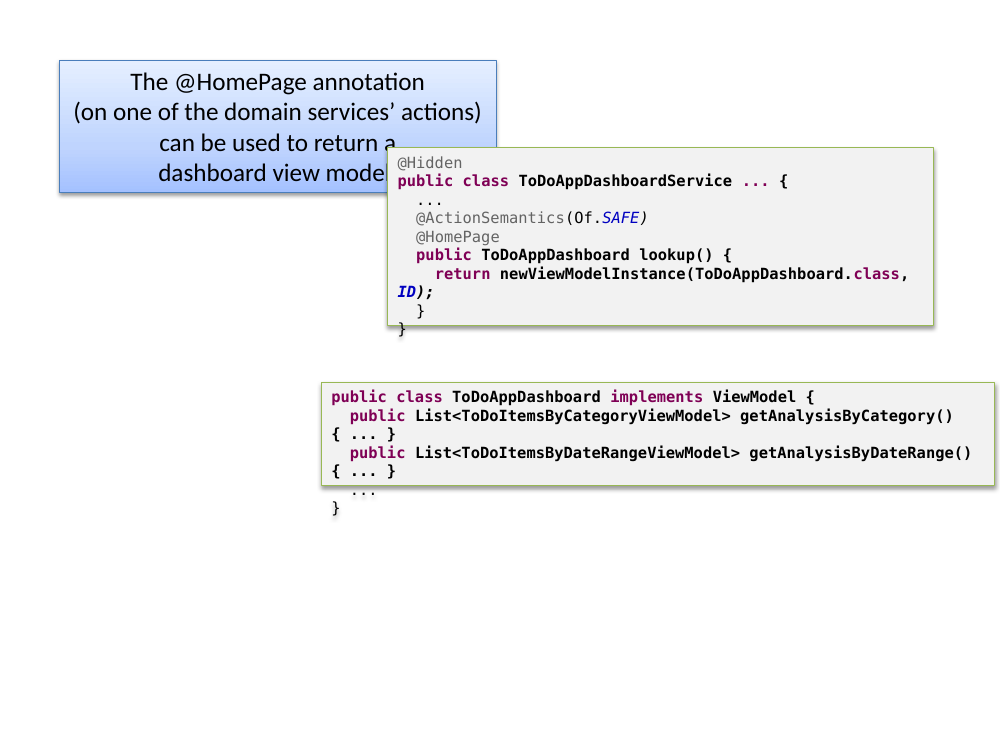
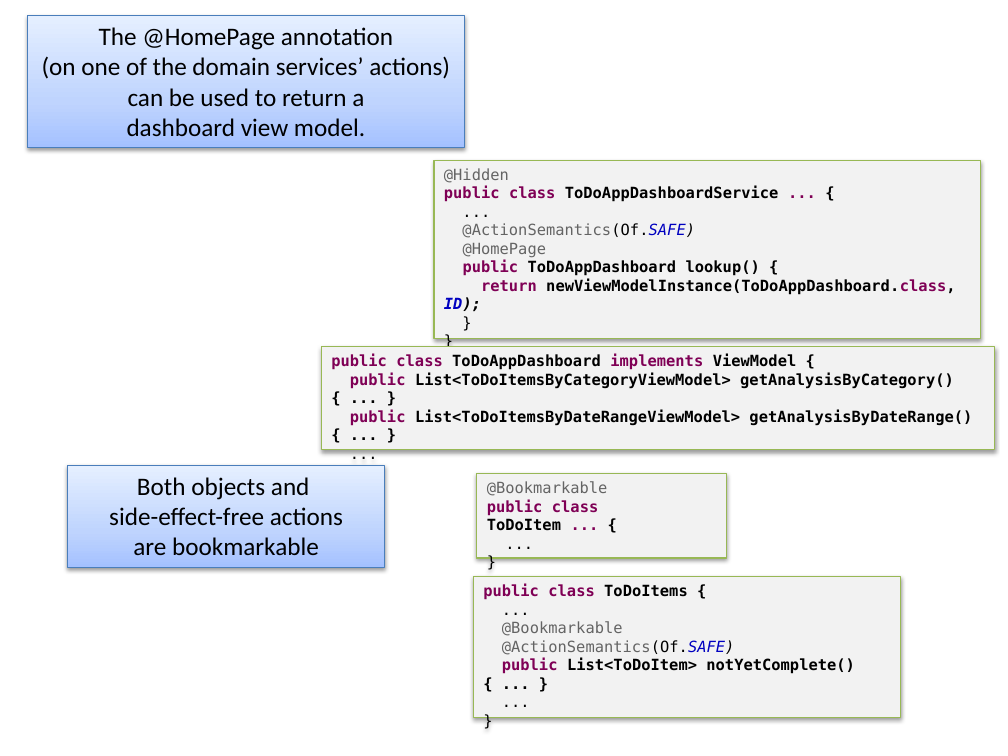
Before and after one commit to apache/causeway-site, a slide deck: slide 16 of content/images/screenshots2/screenshot-captions.pptx. Drawn at 1008x756 pixels with LibreOffice and Linux fonts; fonts in the diff are those of the drawing. Boxes give left, top, right and bottom in pixels: in the first picture for what was removed or moved away, otherwise in the second. Text is boxed around its words. In the diff, an @@ line names an element or a change of style, - is before the commit and + after.

```diff
--- a/content/images/screenshots2/screenshot-captions.pptx
+++ b/content/images/screenshots2/screenshot-captions.pptx
@@ rectangle "The @HomePage annotation (on one ...": place and size @@
-rectangle "The @HomePage annotation (on one ..." at bbox=[59, 60, 496, 193]
+rectangle "The @HomePage annotation (on one ..." at bbox=[28, 15, 465, 147]
@@ rectangle "@Hidden": place and size @@
-rectangle "@Hidden" at bbox=[388, 148, 934, 327]
+rectangle "@Hidden" at bbox=[434, 160, 981, 339]
@@ rectangle "public class ToDoAppDashboard implements ViewModel ...": place and size @@
-rectangle "public class ToDoAppDashboard implements ViewModel ..." at bbox=[322, 382, 995, 486]
+rectangle "public class ToDoAppDashboard implements ViewModel ..." at bbox=[322, 347, 995, 451]
@@ rectangle added at bbox=[68, 466, 385, 568], fill gradient #A4C4FF to #BFD4FF to #E6EEFF, outline #4B7EBC 0.75 pt, 18 pt, text #000000 @@
+Both objects and
+side-effect-free actions
+are bookmarkable
@@ rectangle added at bbox=[477, 473, 726, 557], fill #F2F2F2, outline #98B955 0.75 pt, 11 pt, text #7F0055, bold @@
+@Bookmarkable
+public class ToDoItem ... {
+...
+}
@@ rectangle added at bbox=[474, 577, 901, 718], fill #F2F2F2, outline #98B955 0.75 pt, 11 pt, text #000000, bold @@
+public class ToDoItems {
+...
+@Bookmarkable
+@ActionSemantics(Of.SAFE)
+public List<ToDoItem> notYetComplete() { ... }
+...
+}
```
Also in this commit, not shown: 7 slides added, 4 slides removed, 1 other file.
